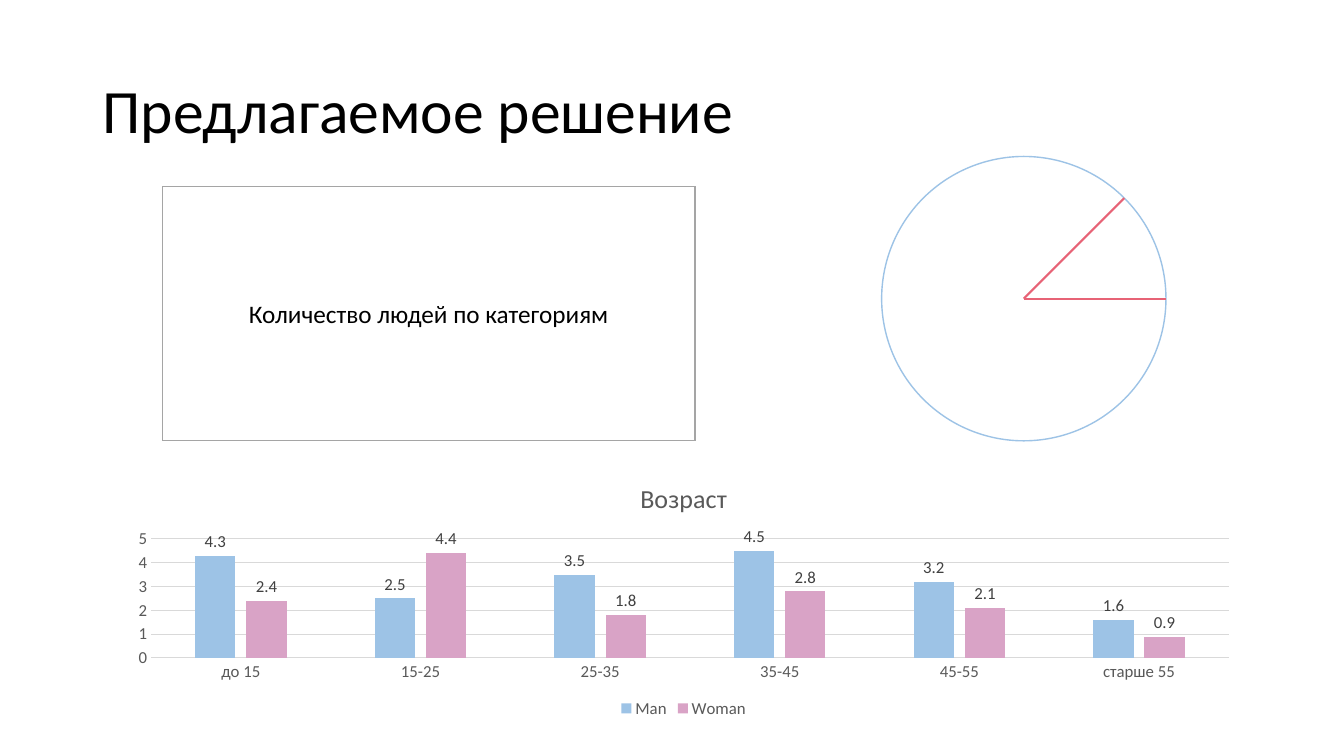
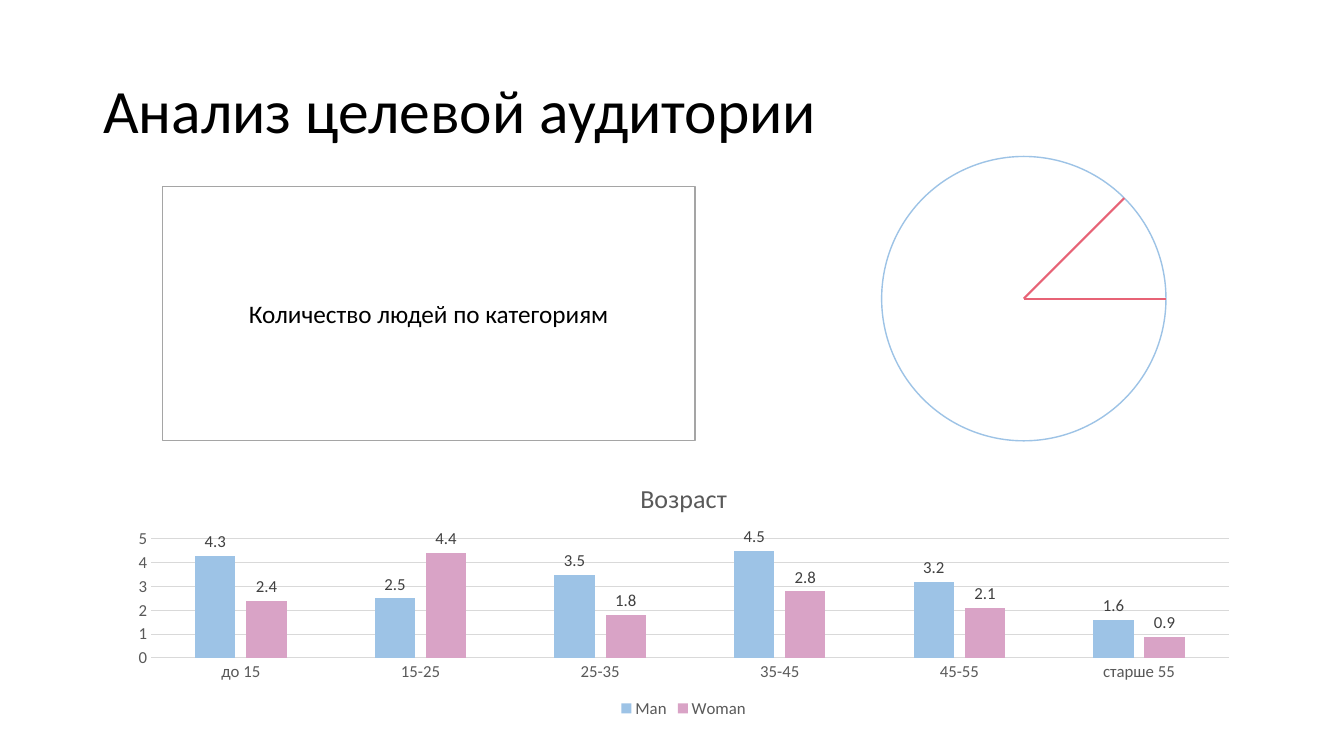
Before and after one commit to vadikko2/Hack_university, a slide deck: slide 6 of Hack_present.pptx (slide 8 before the commit). Drawn at 1344x756 pixels with LibreOffice and Linux fonts; fonts in the diff are those of the drawing. Boxes give left, top, right and bottom in pixels: in the first picture for what was removed or moved away, otherwise in the second. Text is boxed around its words. In the diff, an @@ line names an element or a change of style, - is before the commit and + after.

```diff
--- a/Hack_present.pptx
+++ b/Hack_present.pptx
@@ title at [103, 91, 816, 143]: text changed @@
-Предлагаемое решение
+Анализ целевой аудитории
```
Also in this commit, not shown: 4 other slides changed, 1 slide added, 3 slides removed, 2 other files.
